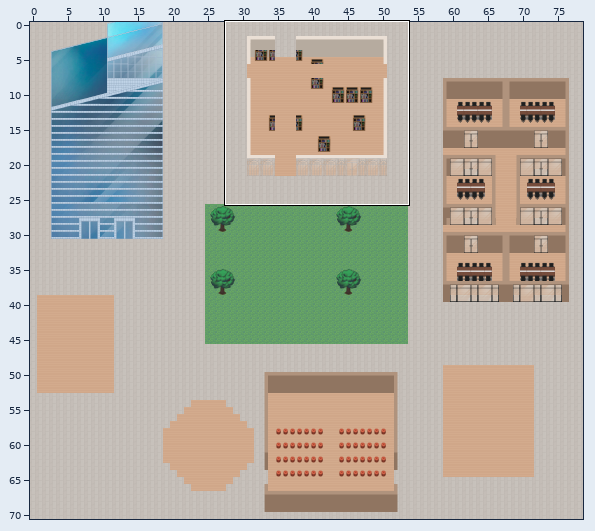
Tiled map (JSON) -- v1-wa-st-gobain.tmj. Above, an overview of the earlier version with the close-up marked.
Close-up. Earlier state:
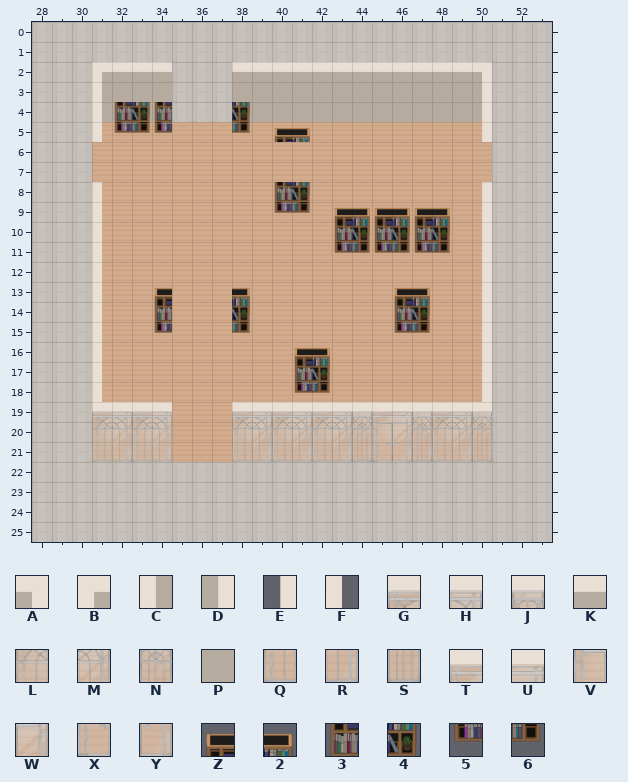
Cells are 32x32 px. Shown: x 28..53, y 0..25. The commit also changed other parts of the map, which this record leaves out.
Key: from "TEST_AssetVillage": A 1036, B 1037, C 1167, D 1168, E 1169, F 1172, G 1227, H 1228, J 1229, K 1235, L 1291, M 1292, N 1293, P 1299, Q 1355, R 1356, S 1357, T 1359, U 1360, V 1423, W 1424, X 1487, Y 1488, Z 1872, 2 1873, 3 1936, 4 1937, 5 2000, 6 2001.
_ is an empty cell, # one hidden under a higher layer.
Layers that did not change in this view are not listed.
Layer "walls/walls1" before, first column x 32:
 0 _____________________
 1 _____________________
 2 _____________________
 3 _____________________
 4 PPP___PPPPPPPPPPPP___
 5 _____________________
 6 _____________________
 7 _____________________
 8 _____________________
 9 _____________________
10 _____________________
11 _____________________
12 _____________________
13 _____________________
14 _____________________
15 _____________________
16 _____________________
17 _____________________
18 _____________________
19 _____________________
20 _____________________
21 RQR___QRQRQRSXYSQRS__
22 _____________________
23 _____________________
24 _____________________
25 _____________________
Layer "furniture/furniture2" before, first column x 28:
 0 __________________________
 1 __________________________
 2 __________________________
 3 ____###___#_______________
 4 ____343___4_______________
 5 ____565___6_Z2____________
 6 __________________________
 7 __________________________
 8 ____________34____________
 9 ____________56_Z2Z2Z2_____
10 _______________343434_____
11 _______________565656_____
12 __________________________
13 ______Z___2_______Z2______
14 ______3___4_______34______
15 ______5___6_______56______
16 _____________Z2___________
17 _____________34___________
18 _____________56___________
19 __________________________
20 __________________________
21 __________________________
22 __________________________
23 __________________________
Layer "above/above1" before, first column x 28:
 0 __________________________
 1 __________________________
 2 ___BKKK___KKKKKKKKKKKKA___
 3 ___CPPP___PPPPPPPPPPPPD___
 4 ___C__________________D___
 5 ___F__________________E___
 6 __________________________
 7 __________________________
 8 ___F__________________E___
 9 ___F__________________E___
10 ___F__________________E___
11 ___F__________________E___
12 ___F__________________E___
13 ___F__________________E___
14 ___F__________________E___
15 ___F__________________E___
16 ___F__________________E___
17 ___F__________________E___
18 ___F__________________E___
19 ___GHGH___GHGHGHJTUJGHJ___
20 ___LMLM___LMLMLMNVWNLMN___
21 __________________________
22 __________________________
23 __________________________
24 __________________________
25 __________________________
Once edited:
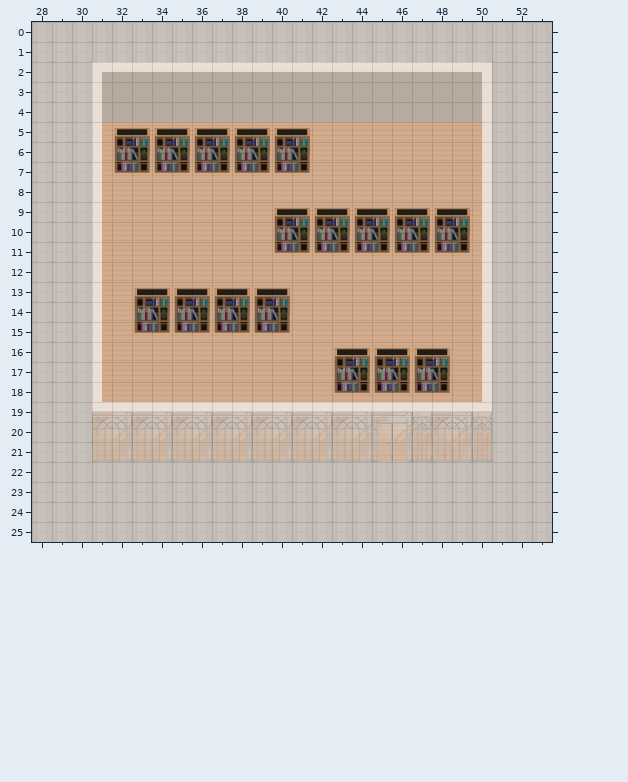
See-through tiles are keyed as they look on the map.
From old to new:
Layer "walls/walls1":
Tile P is added in row 4 at x 35 to 37.
Tile Q replaces tile R in row 21 at x 39, 41 and 43.
Tile Q is added in row 21 at x 35 and 37.
Tile R replaces tile Q in row 21 at x 38, 40 and 42.
Tile R replaces tile S in row 21 at x 44.
Tile R is added in row 21 at x 36.
Layer "furniture/furniture1":
Tile 2 is added in row 5 at x 33, 35, 37 and 39; in row 9 at x 41, 43, 45, 47 and 49; in row 13 at x 34, 36 and 40; in row 16 at x 44, 46 and 48.
Tile 3 is added in row 6 at x 32, 34, 36, 38 and 40; in row 10 at x 40, 42, 44, 46 and 48; in row 14 at x 33, 35, 37 and 39; in row 17 at x 43, 45 and 47.
Tile 4 is added in row 6 at x 33, 35, 37, 39 and 41; in row 10 at x 41, 43, 45, 47 and 49; in row 14 at x 34, 36 and 40; in row 17 at x 44, 46 and 48.
Tile 5 is added in row 7 at x 32, 34, 36, 38 and 40; in row 11 at x 40, 42, 44, 46 and 48; in row 15 at x 33, 35, 37 and 39; in row 18 at x 43, 45 and 47.
Tile 6 is added in row 7 at x 33, 35, 37, 39 and 41; in row 11 at x 41, 43, 45, 47 and 49; in row 15 at x 34, 36 and 40; in row 18 at x 44, 46 and 48.
Tile Z is added in row 5 at x 32, 34, 36 and 38; in row 9 at x 40, 42, 44, 46 and 48; in row 13 at x 33, 35, 37 and 39; in row 16 at x 43, 45 and 47.
Layer "furniture/furniture2":
The author cleared tile 2 in row 9 at x 44, 46 and 48; in row 13 at x 47; in row 16 at x 42.
The author cleared tile 3 in row 4 at x 32 and 34; in row 8 at x 40; in row 10 at x 43, 45 and 47; in row 14 at x 34 and 46; in row 17 at x 41.
The author cleared tile 4 in row 4 at x 33 and 38; in row 8 at x 41; in row 10 at x 44, 46 and 48; in row 14 at x 47; in row 17 at x 42.
The author cleared tile 5 in row 5 at x 32 and 34; in row 9 at x 40; in row 11 at x 43, 45 and 47; in row 15 at x 34 and 46; in row 18 at x 41.
The author cleared tile 6 in row 5 at x 33 and 38; in row 9 at x 41; in row 11 at x 44, 46 and 48; in row 15 at x 47; in row 18 at x 42.
The author cleared tile Z in row 9 at x 43, 45 and 47; in row 13 at x 34 and 46; in row 16 at x 41.
Layer "above/above1":
Tile E is added in rows 6 to 7 at x 50.
Tile F is added in rows 6 to 7 at x 31.
Tile G replaces tile H in row 19 at x 39, 41 and 43.
Tile G is added in row 19 at x 35 and 37.
Tile H replaces tile G in row 19 at x 38, 40 and 42.
Tile H replaces tile J in row 19 at x 44.
Tile H is added in row 19 at x 36.
Tile K is added in row 2 at x 35 to 37.
Tile L replaces tile M in row 20 at x 39, 41 and 43.
Tile L is added in row 20 at x 35 and 37.
Tile M replaces tile L in row 20 at x 38, 40 and 42.
Tile M replaces tile N in row 20 at x 44.
Tile M is added in row 20 at x 36.
Tile P is added in row 3 at x 35 to 37.
Changed places in both close-ups, as pixel boxes (x1, y1, x2, y2):
changed: (92, 62, 470, 253)
added: (482, 142, 492, 182)
changed: (134, 288, 450, 462)
